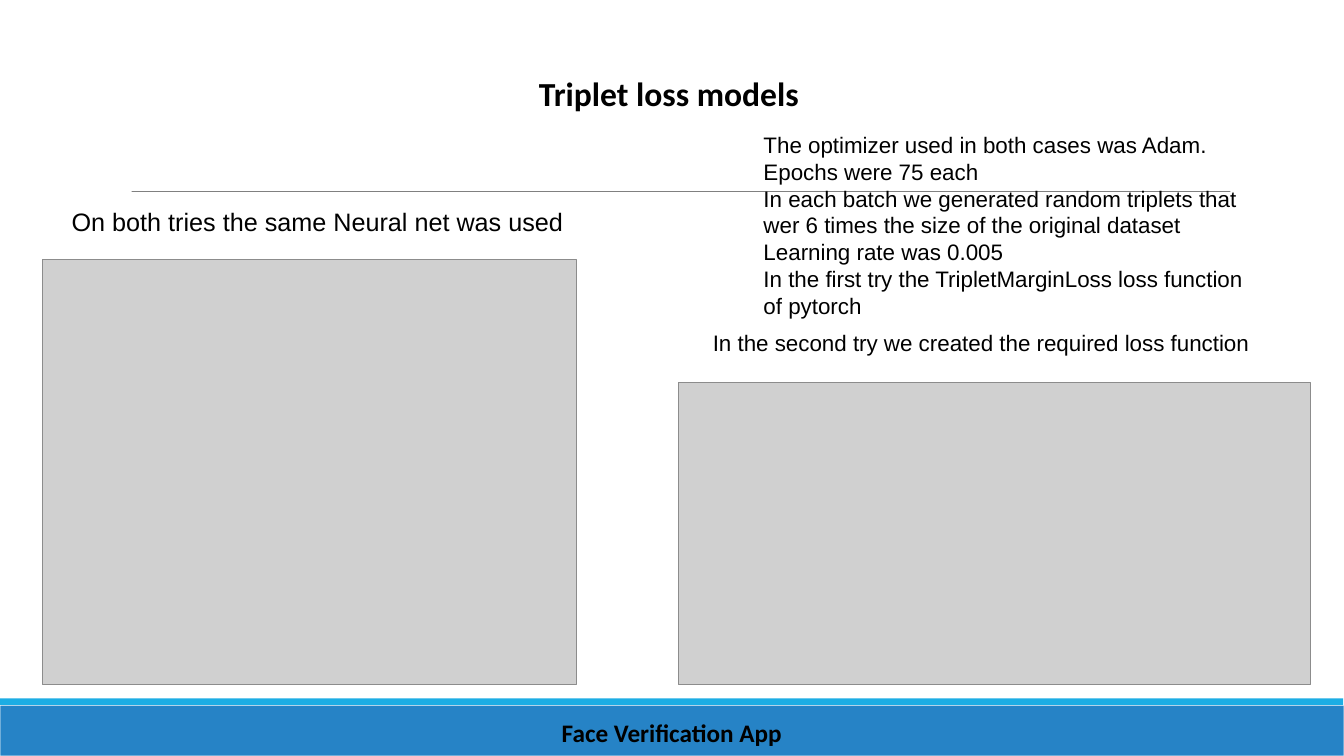
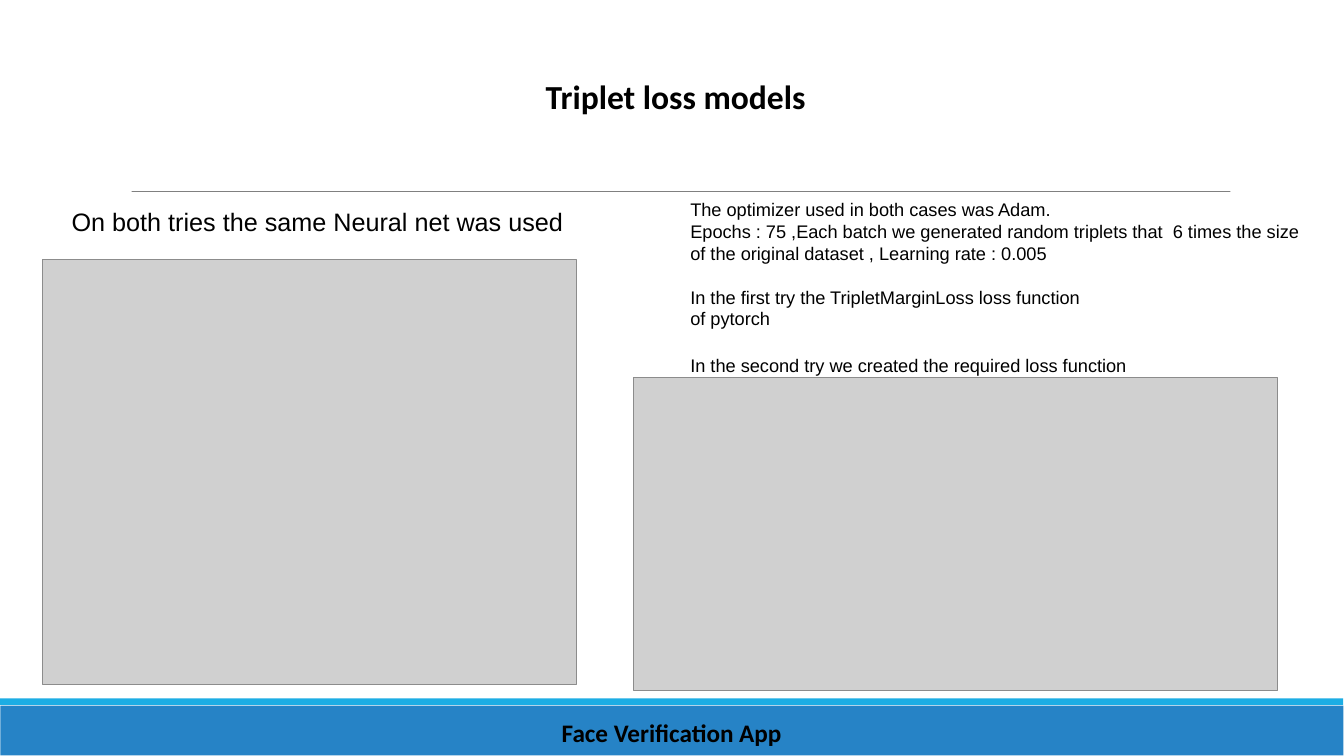
Before and after one commit to fotis93/deep_learning, a slide deck: slide 14 of deeep_learning/DL-Face_Verification.pptx. Drawn at 1344x756 pixels with LibreOffice and Linux fonts; fonts in the diff are those of the drawing; grey boxes stand for pictures. Boxes give left, top, right and bottom in pixels: in the first picture for what was removed or moved away, otherwise in the second. Text is boxed around its words. In the diff, an @@ line names an element or a change of style, - is before the commit and + after.

```diff
--- a/deeep_learning/DL-Face_Verification.pptx
+++ b/deeep_learning/DL-Face_Verification.pptx
@@ title "Triplet loss models": place and size @@
-title "Triplet loss models" at bbox=[539, 82, 799, 112]
+title "Triplet loss models" at bbox=[546, 85, 806, 115]
@@ text "The optimizer used in both ...": place and size @@
-text "The optimizer used in both ..." at bbox=[763, 136, 1242, 319]
+text "The optimizer used in both ..." at bbox=[690, 202, 1299, 329]
@@ text at bbox=[690, 202, 1080, 329]: size 16 to 13 pt in "The optimizer used in both cases was ...", "In the first try the TripletMarginLoss loss ...", "of pytorch" @@
@@ text at bbox=[690, 224, 1299, 264]: text changed; size 16 to 13 pt @@
-Epochs were 75 each
-In each batch we generated random triplets that wer 6 times the size of the original dataset
-Learning rate was 0.005
+Epochs : 75 ,Each batch we generated random triplets that 6 times the size of the original dataset , Learning rate : 0.005
@@ text "In the second try we ...": place and size @@
-text "In the second try we ..." at bbox=[713, 334, 1249, 356]
+text "In the second try we ..." at bbox=[690, 358, 1127, 376]
@@ text "In the second try we ..." at bbox=[690, 358, 1127, 376]: size 16 to 13 pt @@
@@ picture: place and size @@
-picture at bbox=[679, 382, 1311, 685]
+picture at bbox=[634, 378, 1277, 691]
```
Also in this commit, not shown: 6 other slides changed, 3 other files.
